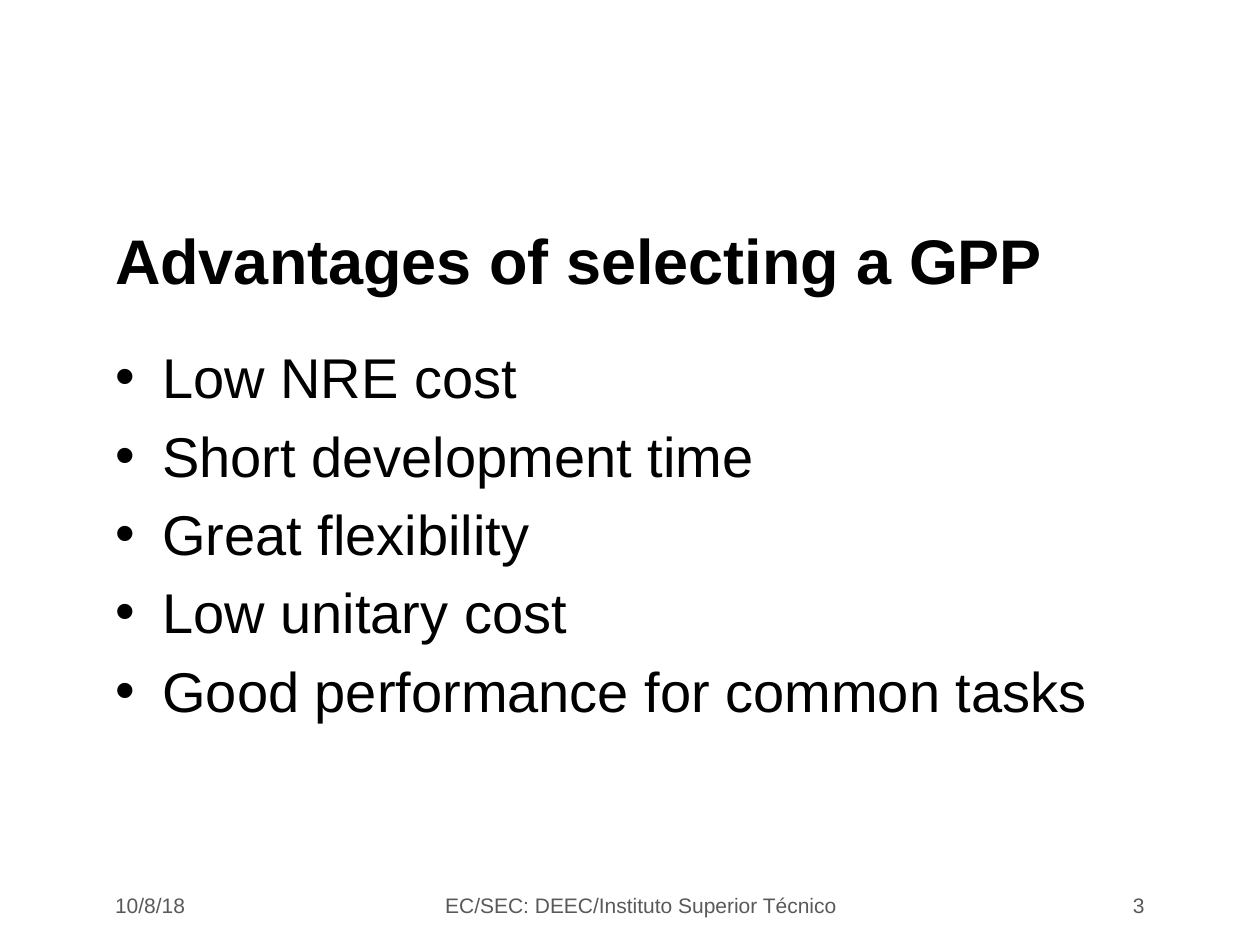
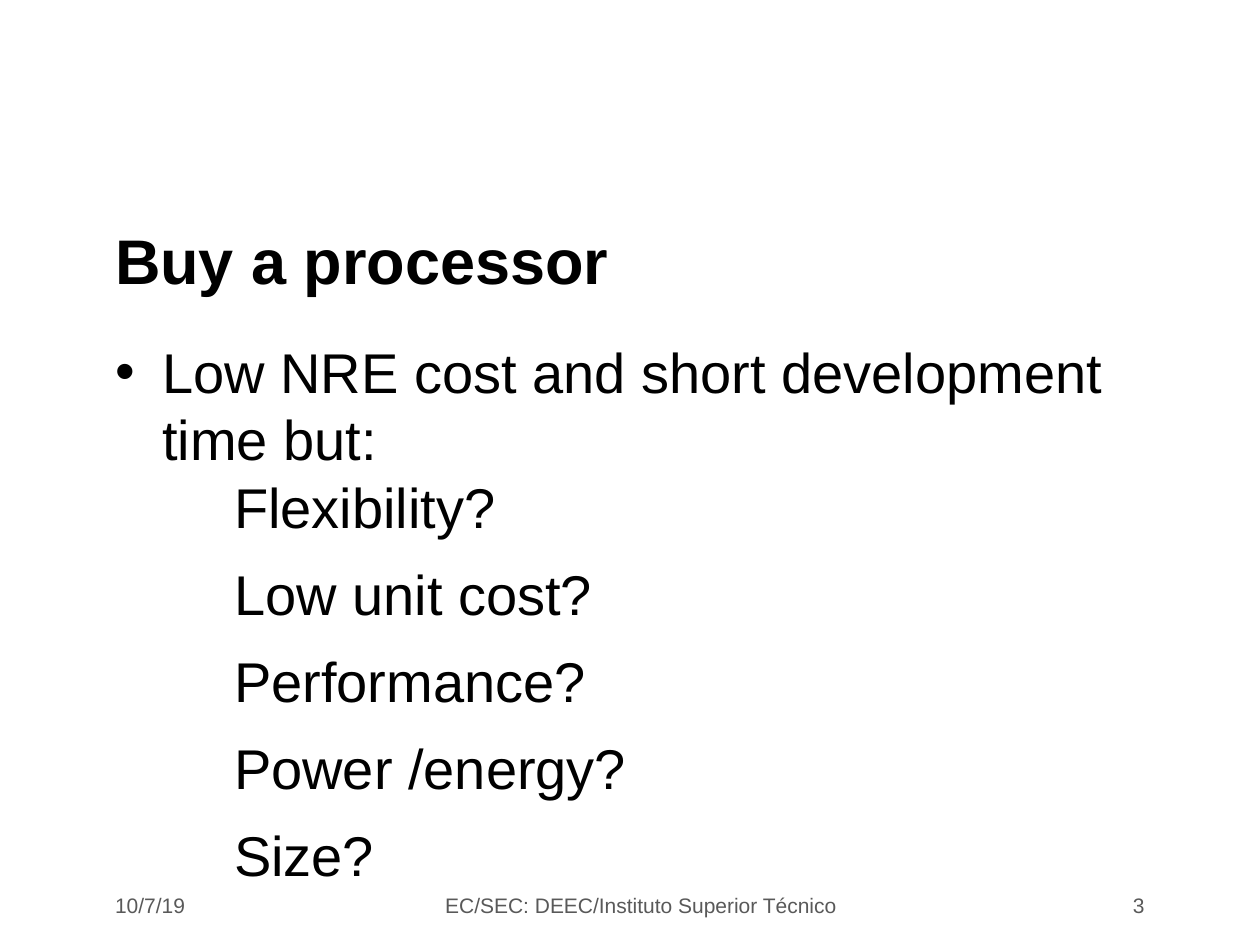
Before and after one commit to jjts/ist-sec, a slide deck: slide 3 of lectures/l6_design_choices/l6.odp. Drawn at 1260x945 pixels with LibreOffice and Linux fonts; fonts in the diff are those of the drawing; background and template pictures are left out. Boxes give left, top, right and bottom in pixels: in the first picture for what was removed or moved away, otherwise in the second. Text is boxed around its words. In the diff, an @@ line names an element or a change of style, - is before the commit and + after.

```diff
--- a/lectures/l6_design_choices/l6.odp
+++ b/lectures/l6_design_choices/l6.odp
@@ title at box(115, 240, 608, 296): text changed @@
-Advantages of selecting a GPP
+Buy a processor
@@ text at box(162, 352, 1102, 877): text changed @@
-• Low NRE cost
-• Short development time
-• Great flexibility
-• Low unitary cost
-• Good performance for common tasks
+• Low NRE cost and short development time but:
+  − Flexibility?
+  − Low unit cost?
+  − Performance?
+  − Power /energy?
+  − Size?
@@ text at box(115, 898, 185, 913): text changed @@
-10/8/18
+10/7/19
```
Also in this commit, not shown: 18 other slides changed, 8 slides removed.
